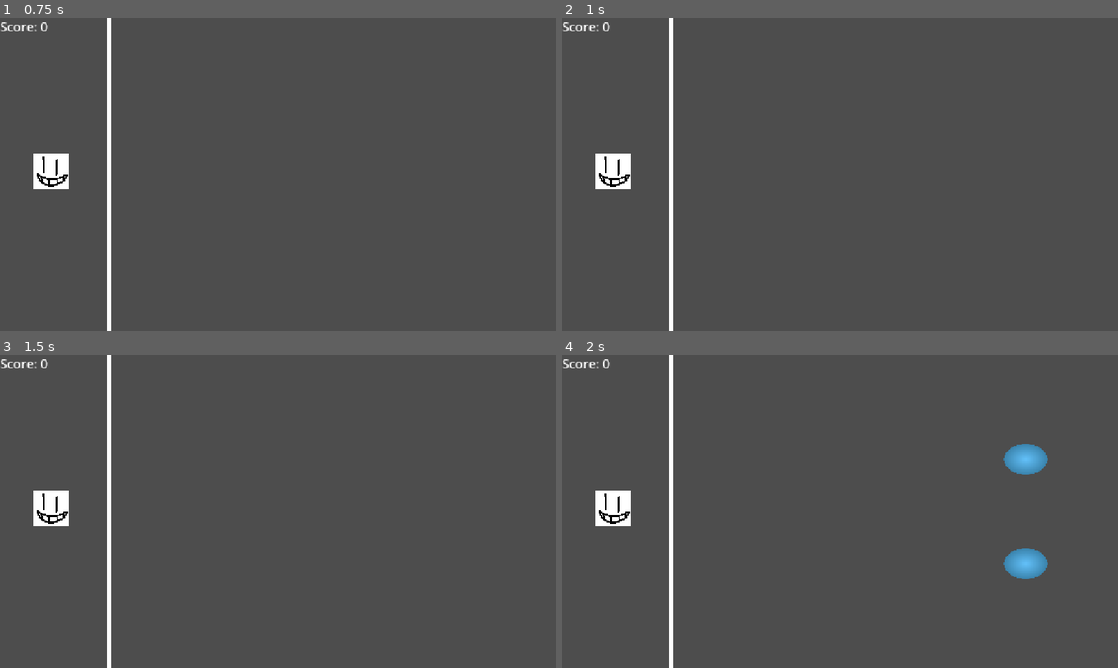
Above: before the commit, frames 1-4 (two rows, left to right).
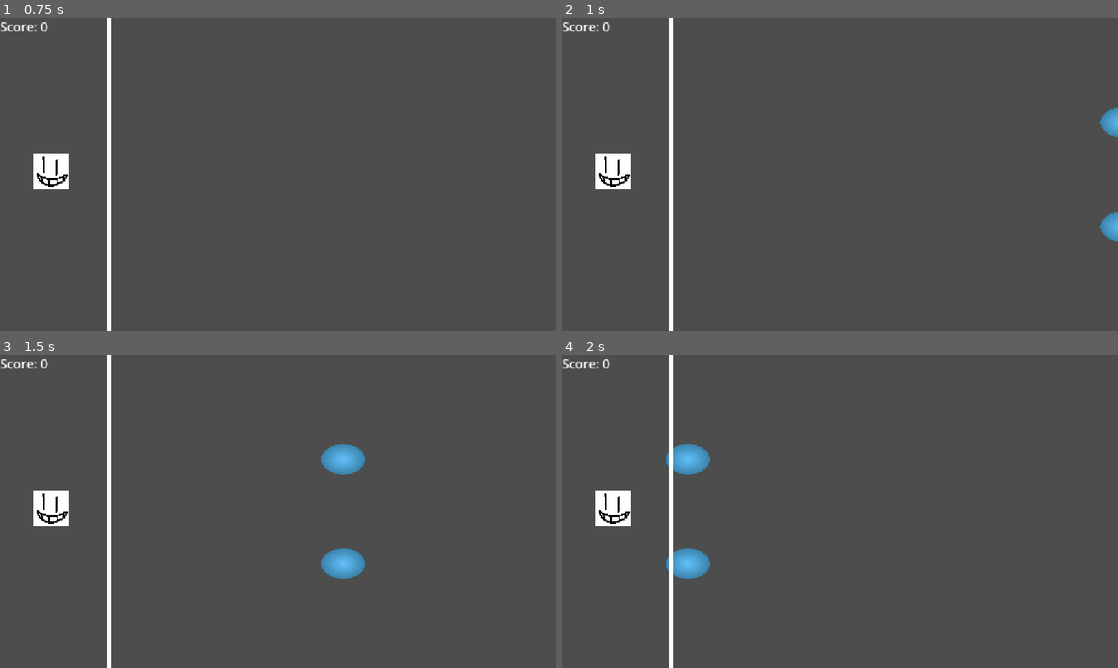
Above: after the commit, the same moments.

Repository: Mangod4435/project-dasher
Game: Godot game, scene res://Scenes/MainGame.tscn
The game is run twice, just before and just after one commit, with the same random seed, the same clock (stepped at 60 frames per second) and the same inputs.
Inputs:
- Up to frame 1 (0.75 s): tap Enter at 0.5 s
- Up to frame 2 (1 s): no input
- Up to frame 3 (1.5 s): no input
- Up to frame 4 (2 s): no input

Frame 1 is identical in both runs. In frame 2, 0.4% of the frame differs, in the area x 96-100%, y 28-72%; in frame 3, 1.2%; in frame 4, 2.3%, in the area x 18-88%, y 28-72%.

Commit message:
Add BIG-SHOT audio; speed/spawn and chart fixes
Add BIG-SHOT_DELTARUNE.mp3 and its .import, update ChartTest.json to reference the music and a delay, and add an AudioStreamPlayer to MainGame.tscn. Increase note SPEED to 10 and correct the Note scene's script placement. Move chart loading out of _ready in NotesSpawner and fix spawn X calculation (use 1000). Remove the obsolete import file and rename the music asset.

Diff:
--- a/Charts/ChartTest.json
+++ b/Charts/ChartTest.json
@@ -1,5 +1,7 @@
 {
 	"name": "placeholder",
+	"music": "res://Music/BIG-SHOT-DELTARUNE.mp3",
+	"delay": 0,
 	"notes":[
 		{"x": 0, "y": 1, "t": 0},
 		{"x": 0, "y": 2, "t": 0}
--- a/Scenes/MainGame.tscn
+++ b/Scenes/MainGame.tscn
@@ -4,6 +4,7 @@
 [ext_resource type="Script" uid="uid://207o8uwi2bdt" path="res://Scripts/ScoreDisplay.gd" id="2_321ql"]
 [ext_resource type="Texture2D" uid="uid://bkuuvk3g5e0pi" path="res://Sprites/PlaceHolder.png" id="3_d4f28"]
 [ext_resource type="Script" uid="uid://dlo0i6njka7hf" path="res://Scripts/BaseLine.gd" id="4_iuea6"]
+[ext_resource type="AudioStream" uid="uid://cfe8gyk83oaiy" path="res://Music/BIG-SHOT-DELTARUNE.mp3" id="5_321ql"]
 
 [sub_resource type="LabelSettings" id="LabelSettings_8f2k4"]
 font_size = 29
@@ -53,3 +54,7 @@
 [node name="CollisionShape2D" type="CollisionShape2D" parent="BaseLine" unique_id=786785848]
 position = Vector2(0, 360)
 shape = SubResource("RectangleShape2D_8f2k4")
+
+[node name="AudioStreamPlayer" type="AudioStreamPlayer" parent="." unique_id=1922572564]
+stream = ExtResource("5_321ql")
+volume_db = -20.0
--- a/Scripts/Note.gd
+++ b/Scripts/Note.gd
@@ -1,6 +1,6 @@
 extends Node2D
 
-const SPEED = 7.5
+const SPEED = 10
 
 func _physics_process(_delta: float) -> void:
 	position.x -= SPEED
--- a/Scripts/NotesSpawner.gd
+++ b/Scripts/NotesSpawner.gd
@@ -1,14 +1,15 @@
 extends Node2D
 
+var this_chart = JSONReader.LoadJson("res://Charts/ChartTest.json")
+
 func _ready() -> void:
-	var this_chart = JSONReader.LoadJson("res://Charts/ChartTest.json")
 	var posistions = this_chart.notes
 	for note in posistions:
 		var templ: Node2D
 		match int(note.t):
 			0:
 				templ = preload("res://Scenes/Note.tscn").instantiate() as Node2D
-		var output_pos = Vector2(note["x"] + position.x, 0)
+		var output_pos = Vector2(note["x"] + 1000, 0)
 		match int(note["y"]):
 			0:
 				output_pos.y = 360
Not shown, removed: Music/39-BIG-SHOT-DELTARUNE-Chapter-2-.mp3.import
Not shown, added: Music/BIG-SHOT-DELTARUNE.mp3.import
Not shown: 1 places in Scenes/Note.tscn that only renumber resources
Not shown, added: Music/BIG-SHOT-DELTARUNE.mp3
